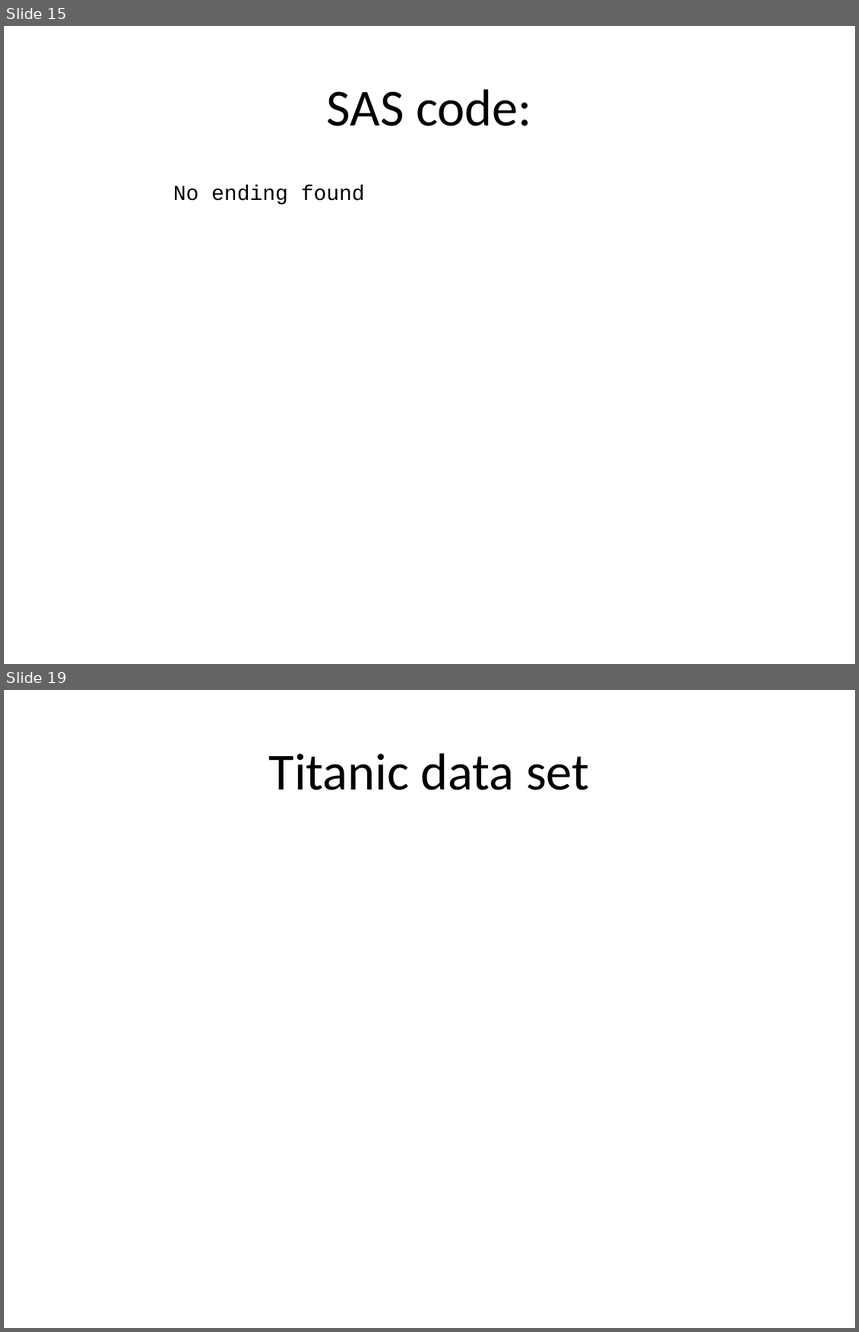
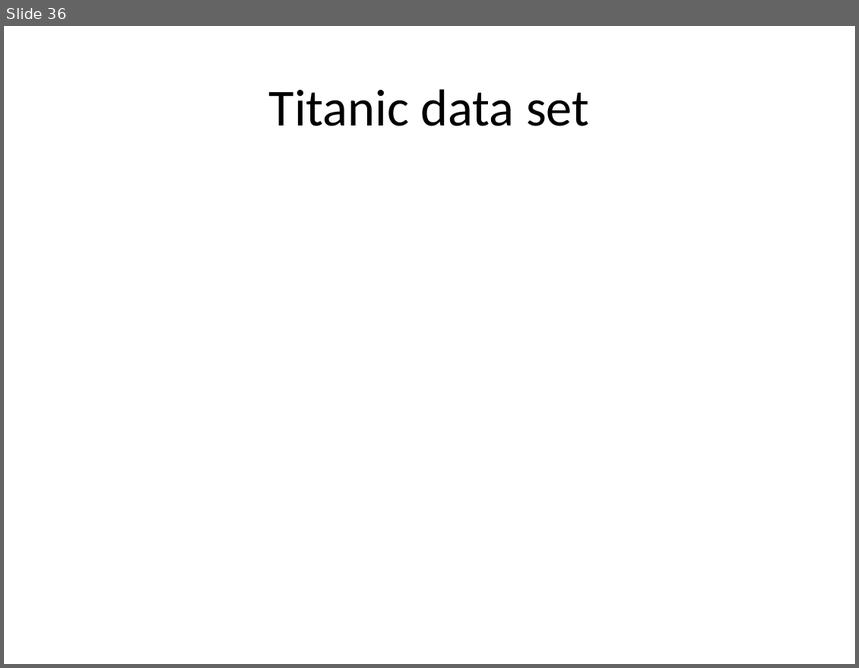
Before and after one commit to pmean/introduction-to-SAS, a slide deck: results/m04-slides-and-speaker-notes.pptx. Shown one above the other, each under a label of ours: slides 15 and 19 before the commit, slide 36 after it; the slides between them are not shown. The pictures are 859x1332 and 859x668 pixels, drawn with LibreOffice and Linux fonts; fonts in the diff are those of the drawing. Boxes give left, top, right and bottom in pixels: in the first picture for what was removed or moved away, otherwise in the second. Text is boxed around its words. In the diff, an @@ line names an element or a change of style, - is before the commit and + after.

```diff
--- a/results/m04-slides-and-speaker-notes.pptx
+++ b/results/m04-slides-and-speaker-notes.pptx
@@ slide 15 removed at (4,26,855,664), background #FFFFFF @@
@@ title removed at (327,89,532,126) @@
-SAS code:
@@ text removed at (173,185,365,205) @@
-No ending found
@@ what was slide 19 is now slide 36 @@
```
Also in this commit, not shown: 13 slides changed, 20 slides added, 2 other slides removed, 18 other files.
